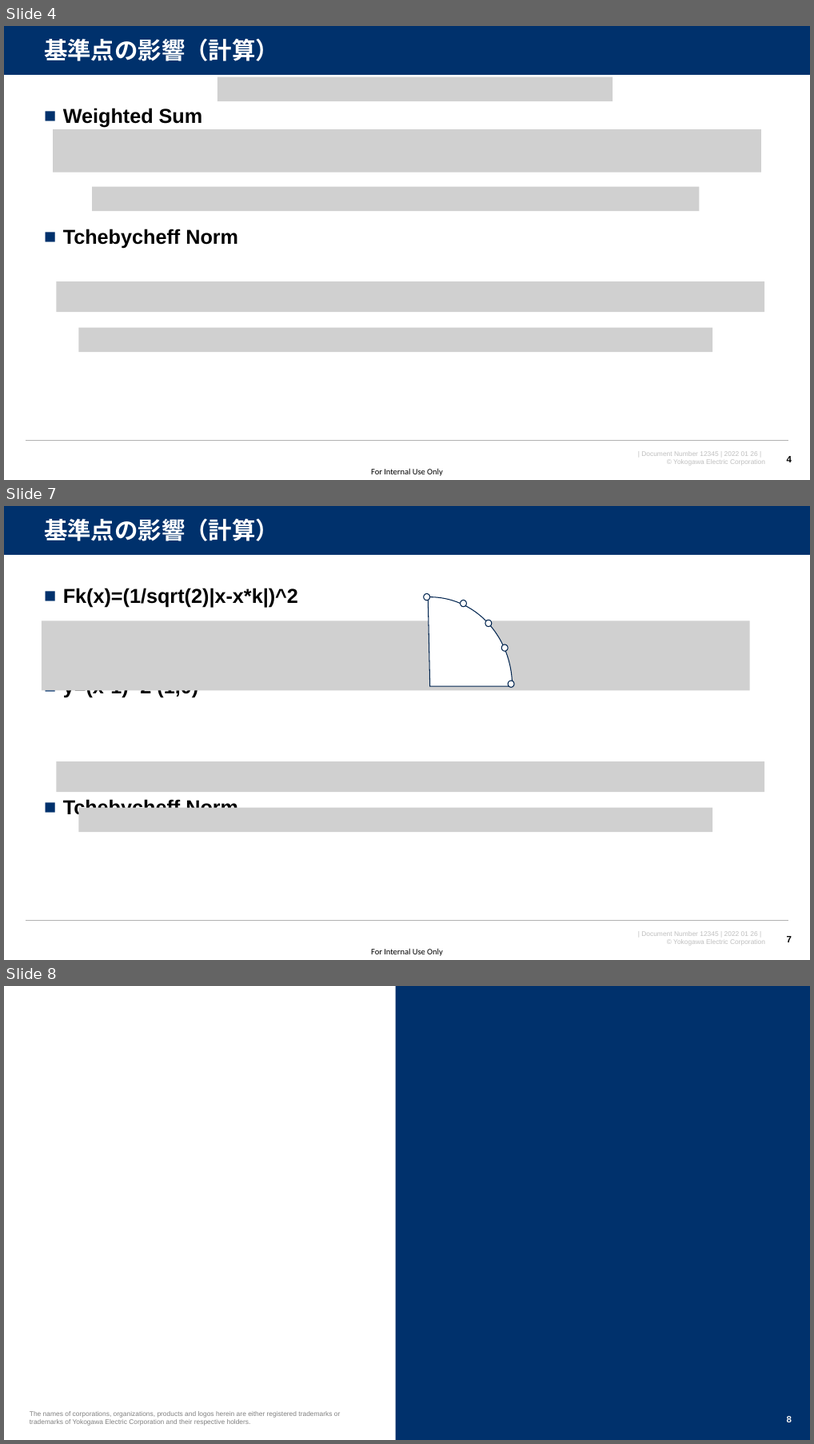
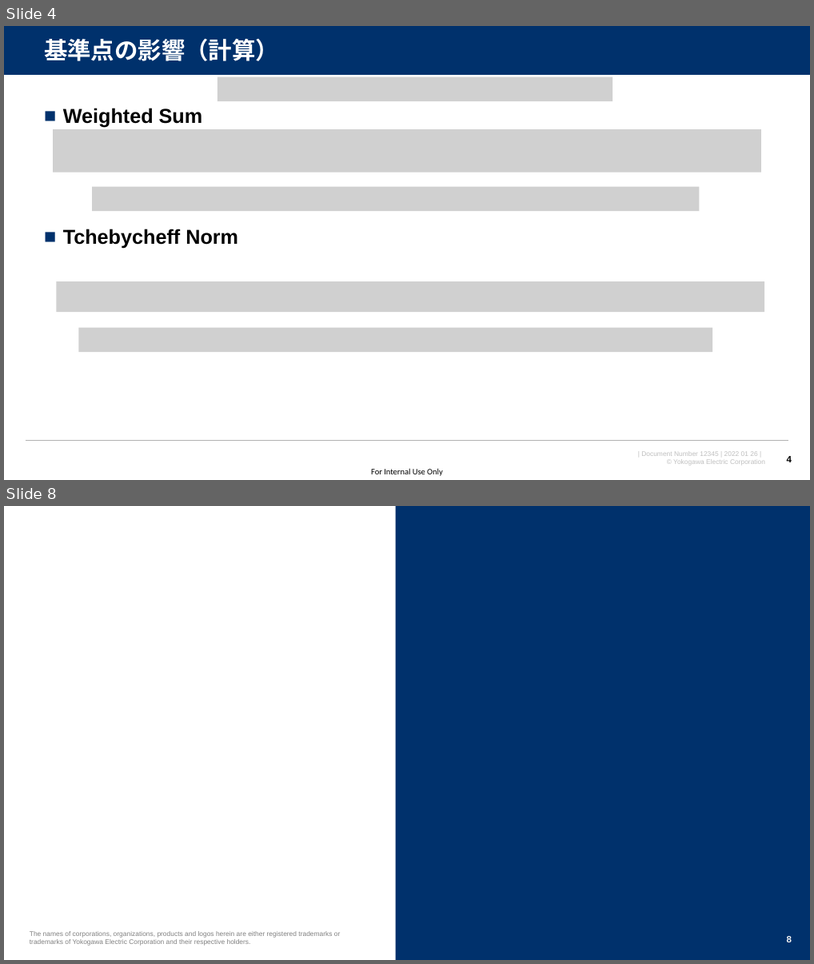
Before and after one commit to watarukumagai-git/opt, a slide deck: opt/220426_有制約最適化の検証_rev.0.pptx. Shown one above the other, each under a label of ours: slides 4, 7 and 8 before the commit, slides 4 and 8 after it; the slides between them are not shown. The pictures are 814x1444 and 814x964 pixels, drawn with LibreOffice and Linux fonts; fonts in the diff are those of the drawing; grey boxes stand for pictures; background and template pictures are left out. Boxes give left, top, right and bottom in pixels: in the first picture for what was removed or moved away, otherwise in the second. Text is boxed around its words. In the diff, an @@ line names an element or a change of style, - is before the commit and + after.

```diff
--- a/opt/220426_有制約最適化の検証_rev.0.pptx
+++ b/opt/220426_有制約最適化の検証_rev.0.pptx
@@ slide 7 removed at [4,506,810,960], background #FFFFFF; not listed: 5 template elements that a slide beside it also shows @@
@@ title removed at [44,519,279,541] @@
-基準点の影響（計算）
@@ text removed at [63,588,298,819] @@
-■ Fk(x)=(1/sqrt(2)|x-x*k|)^2
-■ y=(x-1)^2 (1,0)
-■ Tchebycheff Norm
@@ pie slice (boxed as its full ellipse) removed at [348,597,513,776] @@
@@ ellipse removed at [424,594,430,600] @@
@@ ellipse removed at [461,600,466,607] @@
@@ picture removed at [42,621,750,691] @@
@@ ellipse removed at [486,620,491,626] @@
@@ ellipse removed at [502,644,508,651] @@
@@ ellipse removed at [509,680,514,687] @@
@@ picture removed at [56,761,765,792] @@
@@ picture removed at [79,808,714,832] @@
@@ page number removed at [787,936,792,942] @@
-7
```
Also in this commit, not shown: 2 slides changed, 1 slide added.
